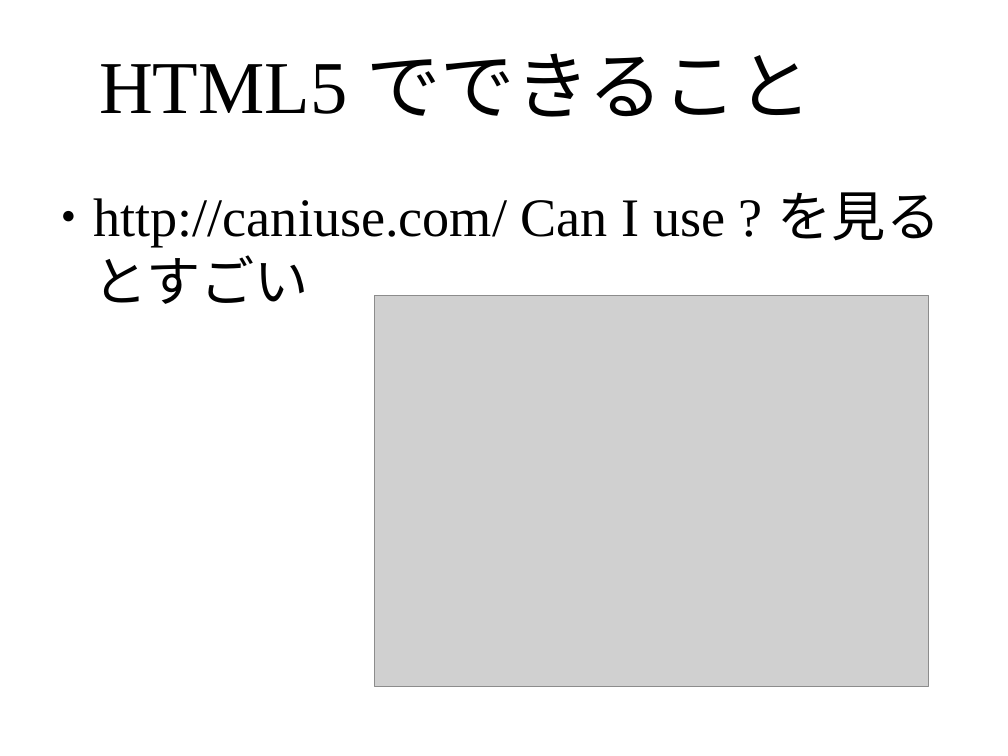
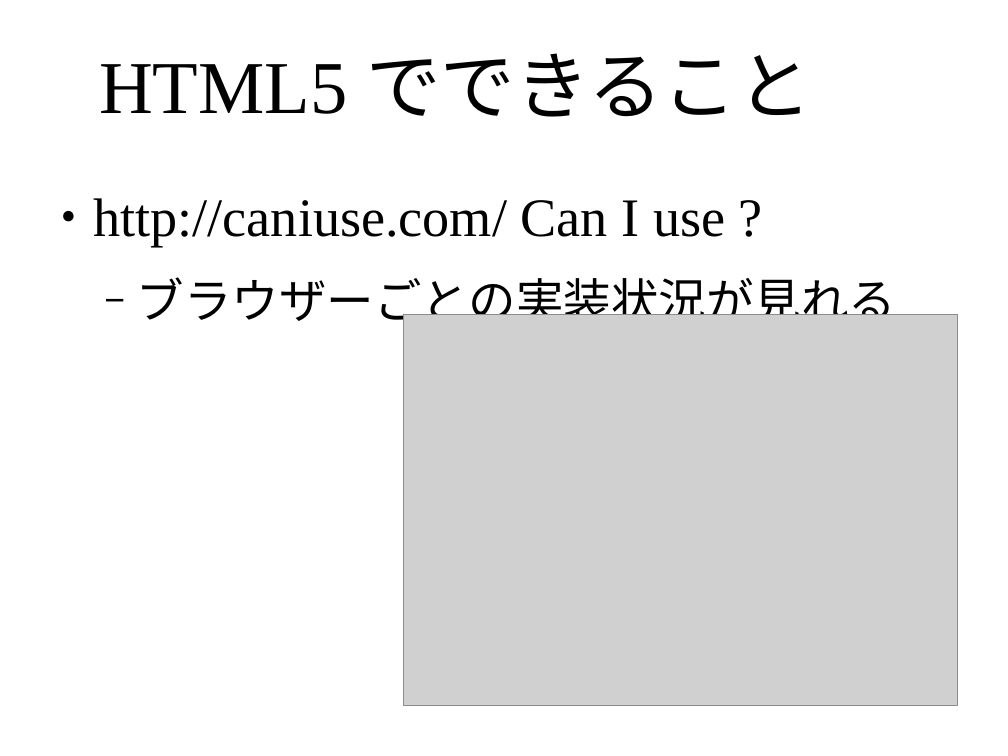
Before and after one commit to masakura/slides, a slide deck: slide 18 of html5jk#1/slide1.odp (slide 17 before the commit). Drawn at 1008x756 pixels with LibreOffice and Linux fonts; fonts in the diff are those of the drawing; grey boxes stand for pictures; background and template pictures are left out. Boxes give left, top, right and bottom in pixels: in the first picture for what was removed or moved away, otherwise in the second. Text is boxed around its words. In the diff, an @@ line names an element or a change of style, - is before the commit and + after.

Commit message:
HTML5 のスライドを分かりやすく

```diff
--- a/html5jk#1/slide1.odp
+++ b/html5jk#1/slide1.odp
@@ text at [94, 198, 896, 331]: text changed @@
-● http://caniuse.com/ Can I use ? を見るとすごい
+● http://caniuse.com/ Can I use ?
+  − ブラウザーごとの実装状況が見れる
@@ picture: place and size @@
-picture at [374, 295, 928, 687]
+picture at [403, 315, 958, 706]
```
Also in this commit, not shown: 13 other slides changed, 7 slides added, 1 slide removed.
